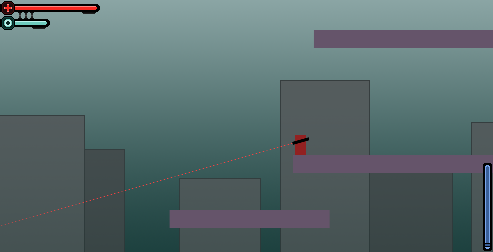
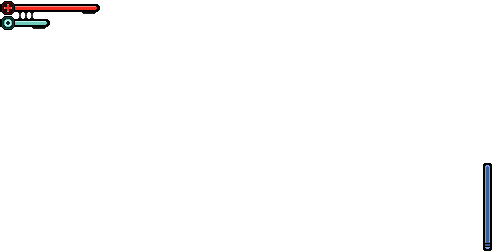
Two versions of the same layered image (493 × 252). Layer-by-layer changes:
removed group "Health And Shield" (3 layers) over [0, 1, 100, 30]
moved "Status" into group "Energy" over [15, 12, 97, 25]
removed layer "Bars" from group "Health And Shield" over [0, 1, 100, 30]
renamed "Decor" to "Health And Shield", moved it out of group "Health And Shield", painted on it over [0, 1, 100, 30]
hid "Layer 1" over [0, 0, 493, 252]
hid "Background" over [0, 0, 493, 252]
